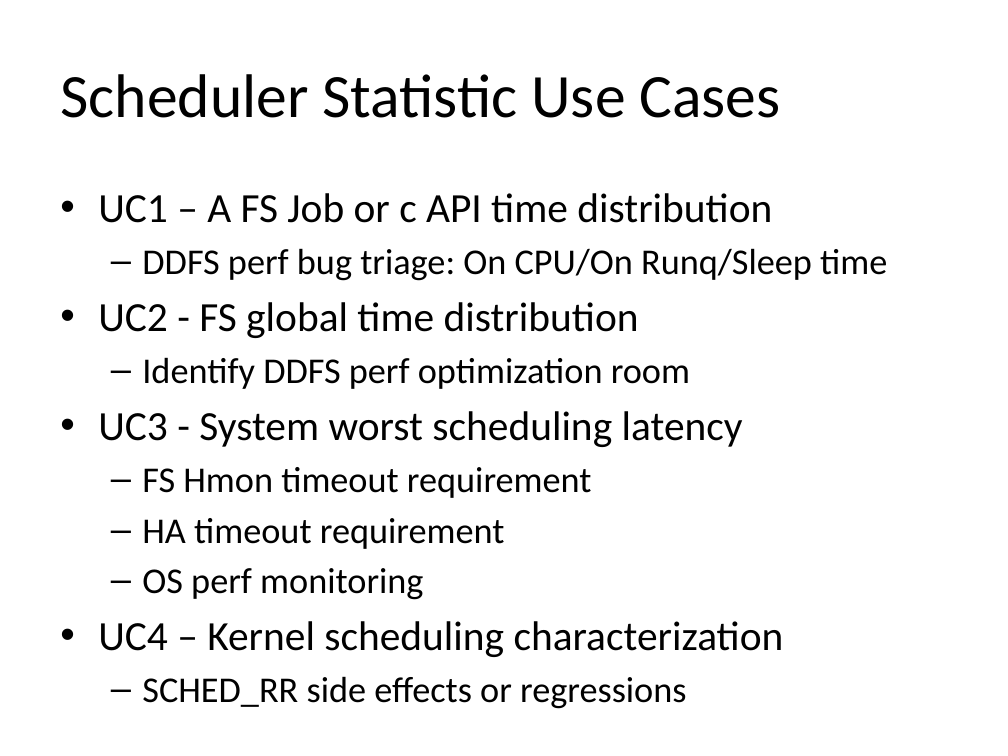
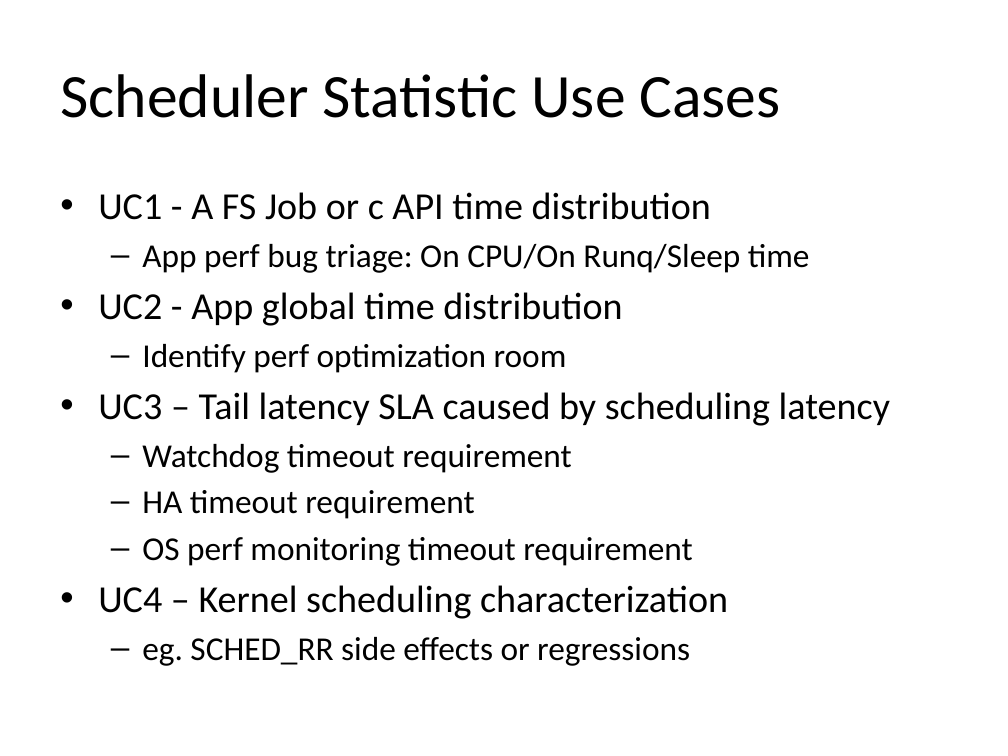
Before and after one commit to yangoliver/mydoc, a slide deck: slide 13 of slides/2016/linux_latency_breakdown.pptx. Drawn at 1008x756 pixels with LibreOffice and Linux fonts; fonts in the diff are those of the drawing. Boxes give left, top, right and bottom in pixels: in the first picture for what was removed or moved away, otherwise in the second. Text is boxed around its words. In the diff, an @@ line names an element or a change of style, - is before the commit and + after.

```diff
--- a/slides/2016/linux_latency_breakdown.pptx
+++ b/slides/2016/linux_latency_breakdown.pptx
@@ text at [98, 192, 890, 473]: text changed; size 25.9 to 27.2 pt @@
-• UC1 – A FS Job or c API time distribution
-  – DDFS perf bug triage: On CPU/On Runq/Sleep time
-• UC2 - FS global time distribution
-  – Identify DDFS perf optimization room
-• UC3 - System worst scheduling latency
-  – FS Hmon timeout requirement
+• UC1 - A FS Job or c API time distribution
+  – App perf bug triage: On CPU/On Runq/Sleep time
+• UC2 - App global time distribution
+  – Identify perf optimization room
+• UC3 – Tail latency SLA caused by scheduling latency
+  – Watchdog timeout requirement
@@ text at [98, 490, 728, 619]: size 25.9 to 23.8 pt in "HA timeout requirement"; size 29.6 to 27.2 pt in "UC4 – Kernel scheduling characterization" @@
@@ text at [142, 537, 693, 566]: text changed; size 25.9 to 23.8 pt @@
-  – OS perf monitoring
+  – OS perf monitoring timeout requirement
@@ text at [142, 637, 690, 666]: text changed; size 25.9 to 23.8 pt @@
-  – SCHED_RR side effects or regressions
+  – eg. SCHED_RR side effects or regressions
```
Also in this commit, not shown: 9 other slides changed, 4 slides removed.
